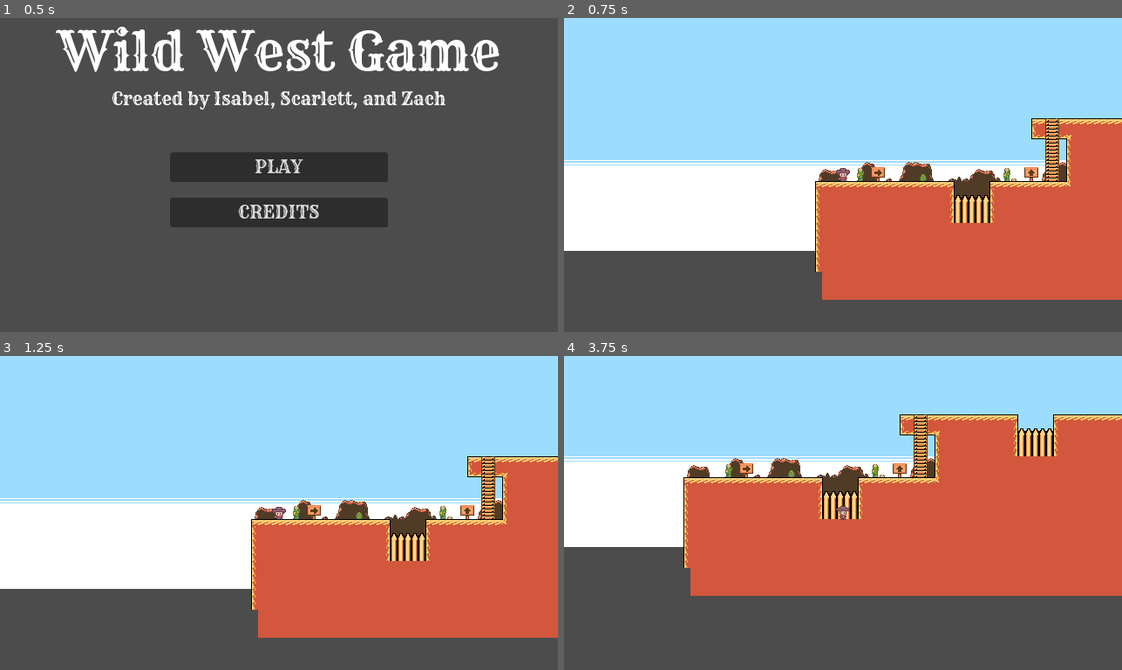
Above: before the commit, frames 1-4 (two rows, left to right).
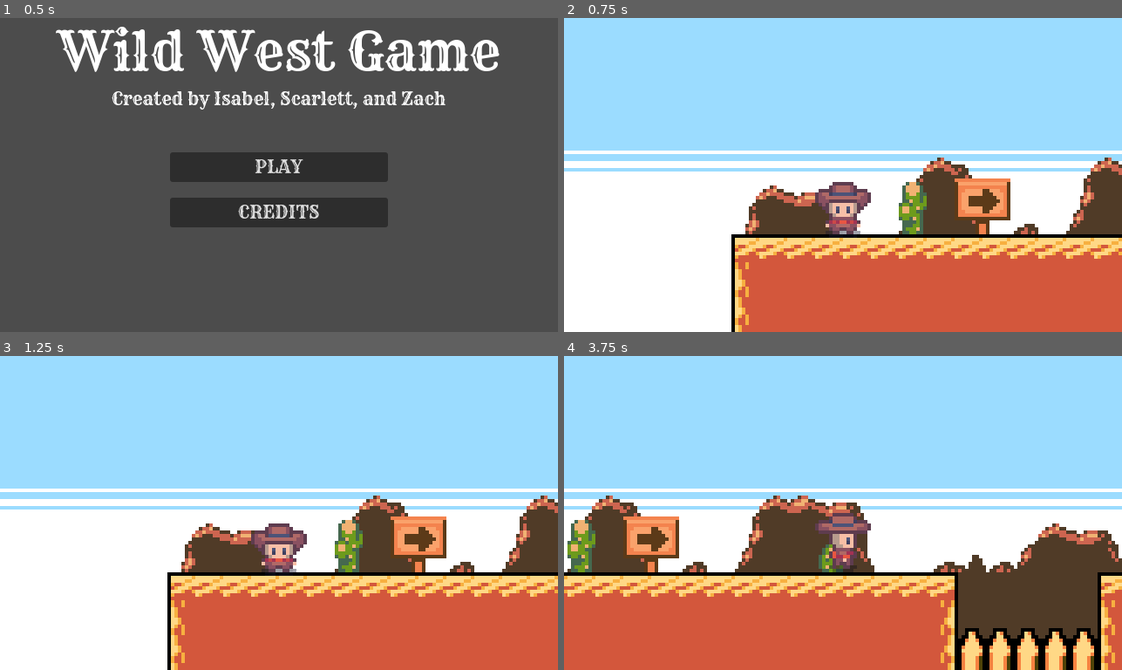
Above: after the commit, the same moments.

Repository: iltusing/hoohacks26
Game: Godot game, scene res://scenes/title.tscn
Same seed, same stepped clock (60 frames per second), same inputs: the game is played once before the commit and once after it.
Inputs:
- Up to frame 1 (0.5 s): no input
- Up to frame 2 (0.75 s): click "PLAY" at 0.5 s
- Up to frame 3 (1.25 s): no input
- Up to frame 4 (3.75 s): hold D (move_right) 1.28-2.78 s; tap W (jump) at 1.52, 2.27 s; hold A (move_left) 2.78-3.53 s; hold D (move_right) from 3.53 s (still down)

Frame 1 is identical in both runs. In frame 2, 39% of the frame differs, in the area x 0-100%, y 31-100%; in frame 3, 39%; in frame 4, 70%, in the area x 0-100%, y 18-100%.

Commit message:
Change camera zoom, speed up walking anim

Diff:
--- a/wild-west-game/scenes/player.tscn
+++ b/wild-west-game/scenes/player.tscn
@@ -80,16 +80,16 @@
 "speed": 5.0
 }, {
 "frames": [{
-"duration": 1.0,
+"duration": 0.7,
 "texture": SubResource("AtlasTexture_fjrip")
 }, {
-"duration": 1.0,
+"duration": 0.7,
 "texture": SubResource("AtlasTexture_smehm")
 }, {
-"duration": 1.0,
+"duration": 0.7,
 "texture": SubResource("AtlasTexture_ur7pv")
 }, {
-"duration": 1.0,
+"duration": 0.7,
 "texture": SubResource("AtlasTexture_y4r1p")
 }],
 "loop": true,
@@ -98,17 +98,19 @@
 }]
 
 [sub_resource type="RectangleShape2D" id="RectangleShape2D_u8vuu"]
-size = Vector2(6, 14)
+size = Vector2(16, 14)
 
 [node name="Player" type="CharacterBody2D" unique_id=1502754261]
 script = ExtResource("1_3vyb7")
 
 [node name="AnimatedSprite2D" type="AnimatedSprite2D" parent="." unique_id=492711243]
 sprite_frames = SubResource("SpriteFrames_g2els")
-animation = &"fall"
+animation = &"run"
 
 [node name="CollisionShape2D" type="CollisionShape2D" parent="." unique_id=572601383]
 shape = SubResource("RectangleShape2D_u8vuu")
 
 [node name="Camera2D" type="Camera2D" parent="." unique_id=1895488682]
 scale = Vector2(0.73257834, 0.7544086)
+offset = Vector2(0, -10)
+zoom = Vector2(4, 4)
Not shown: 1 places in wild-west-game/scenes/player.tscn that only renumber resources
